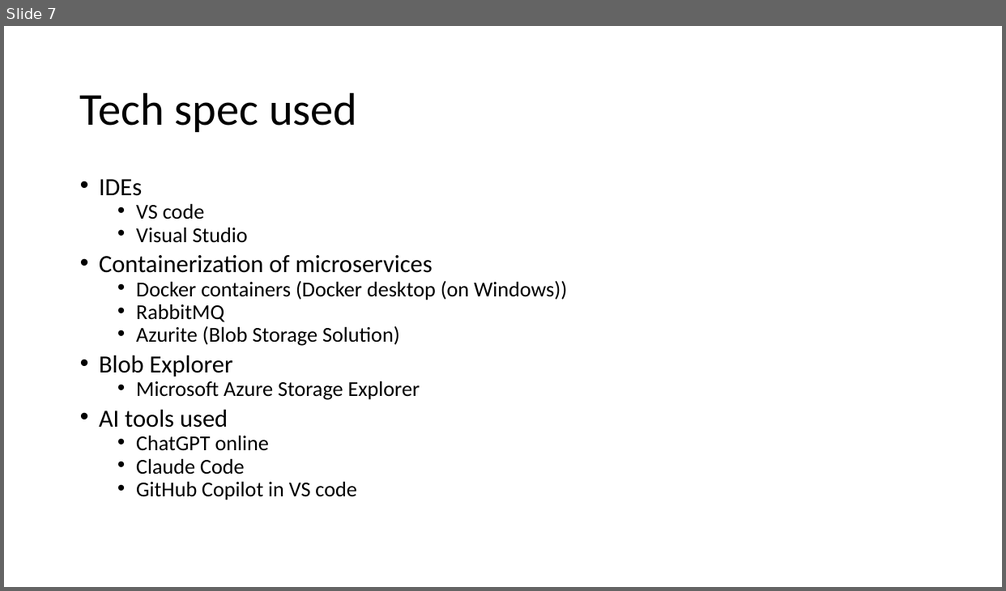
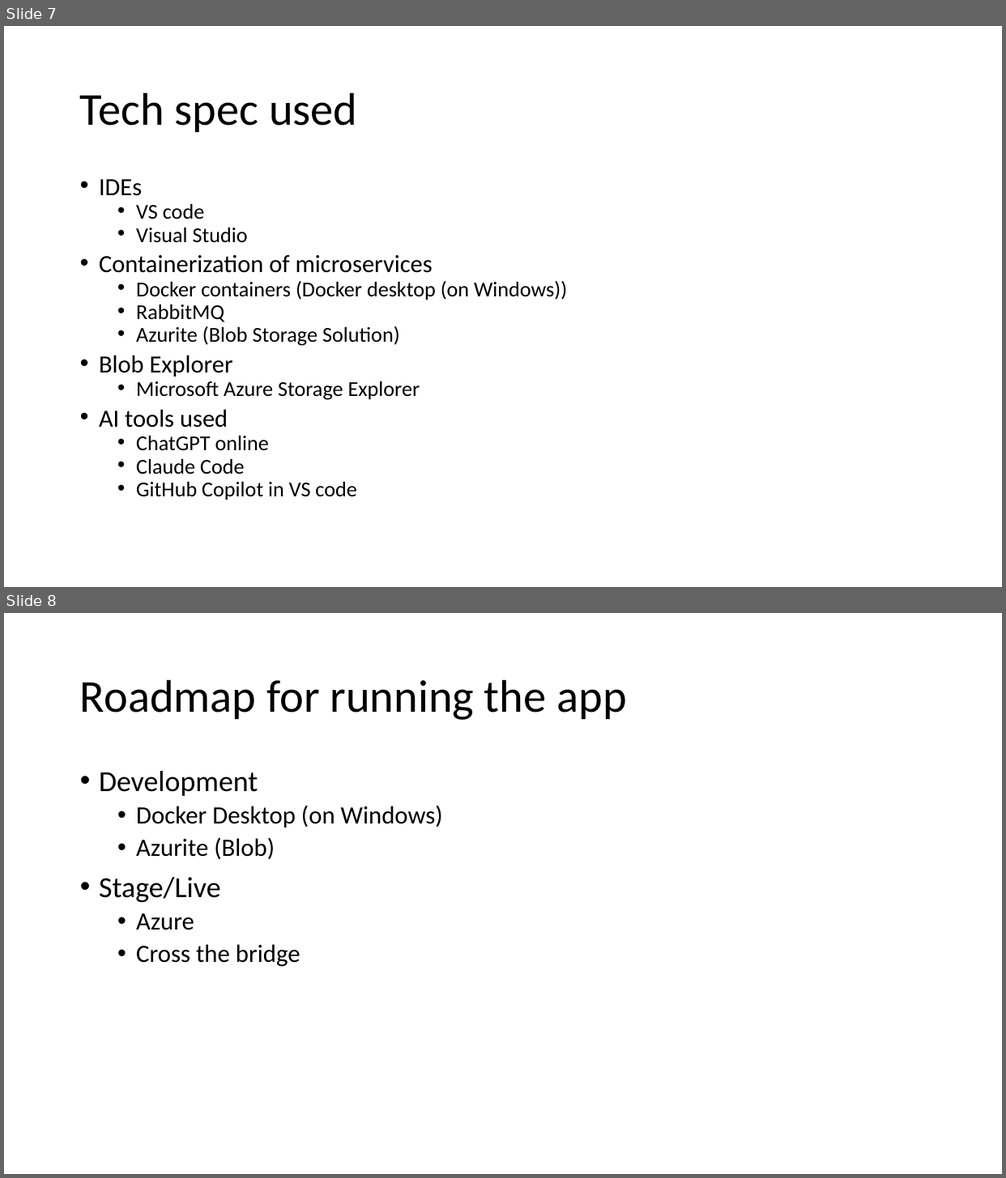
Before and after one commit to vinaykalasannavar/docflow-document-service, a slide deck: docs/DocFlow Workflow.pptx. Shown one above the other, each under a label of ours: slide 7 before the commit, slides 7 and 8 after it. The pictures are 1006x591 and 1006x1178 pixels, drawn with LibreOffice and Linux fonts; fonts in the diff are those of the drawing. Boxes give left, top, right and bottom in pixels: in the first picture for what was removed or moved away, otherwise in the second. Text is boxed around its words. In the diff, an @@ line names an element or a change of style, - is before the commit and + after.

Commit message:
Updated slides to match the current development progress.

```diff
--- a/docs/DocFlow Workflow.pptx
+++ b/docs/DocFlow Workflow.pptx
@@ slide 8 added at <box>4,613,1002,1174</box>, background #FFFFFF @@
@@ title added at <box>80,679,626,720</box>, 44 pt, text #000000 @@
+Roadmap for running the app
@@ text added at <box>99,771,443,967</box>, 24 pt, text #000000 @@
+• Development
+  • Docker Desktop (on Windows)
+  • Azurite (Blob)
+• Stage/Live
+  • Azure
+  • Cross the bridge
```
Also in this commit, not shown: 2 other slides added.
